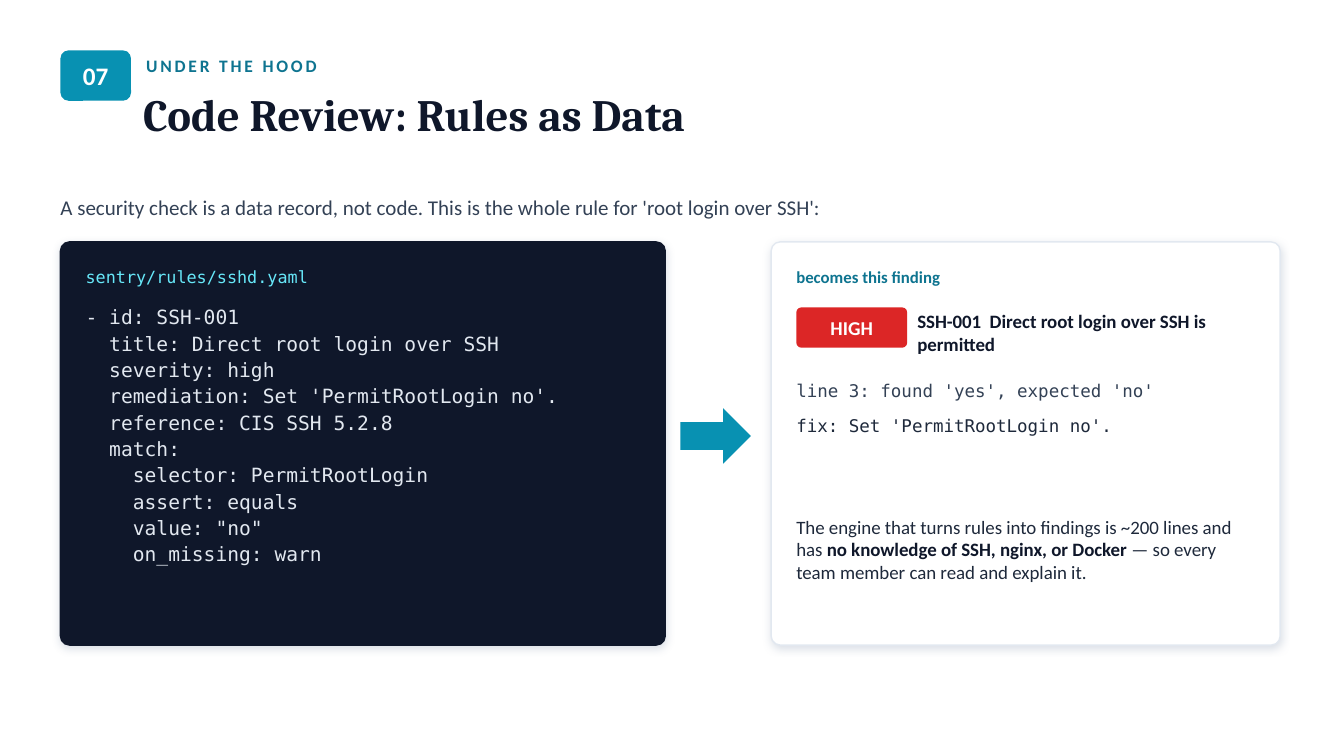
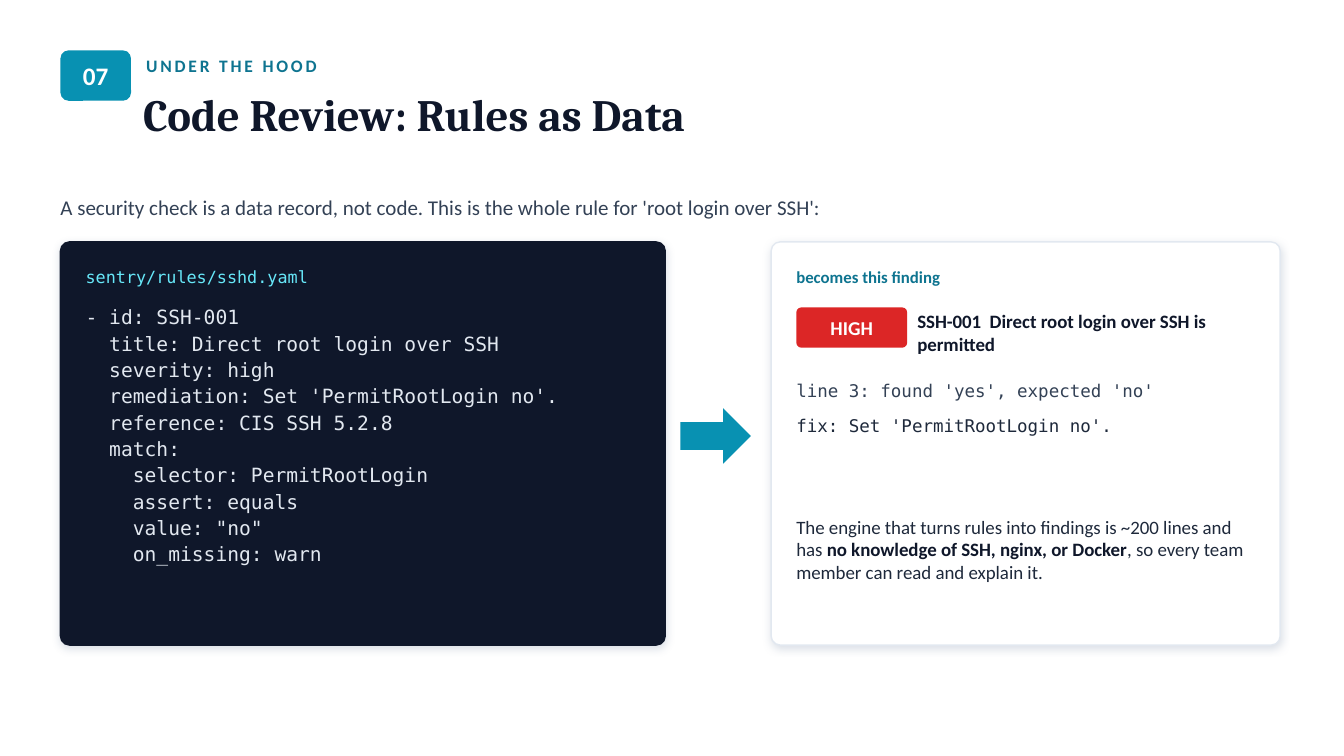
Before and after one commit to Enzo-user/Sentry, a slide deck: slide 7 of 3_Presentation/Sentry_Presentation.pptx. Drawn at 1344x756 pixels with LibreOffice and Linux fonts; fonts in the diff are those of the drawing. Boxes give left, top, right and bottom in pixels: in the first picture for what was removed or moved away, otherwise in the second. Text is boxed around its words. In the diff, an @@ line names an element or a change of style, - is before the commit and + after.

```diff
--- a/3_Presentation/Sentry_Presentation.pptx
+++ b/3_Presentation/Sentry_Presentation.pptx
@@ text at (796,521,1244,582): text changed @@
-The engine that turns rules into findings is ~200 lines and has no knowledge of SSH, nginx, or Docker — so every team member can read and explain it.
+The engine that turns rules into findings is ~200 lines and has no knowledge of SSH, nginx, or Docker, so every team member can read and explain it.
```
Also in this commit, not shown: 6 other slides changed, 1 other file.
